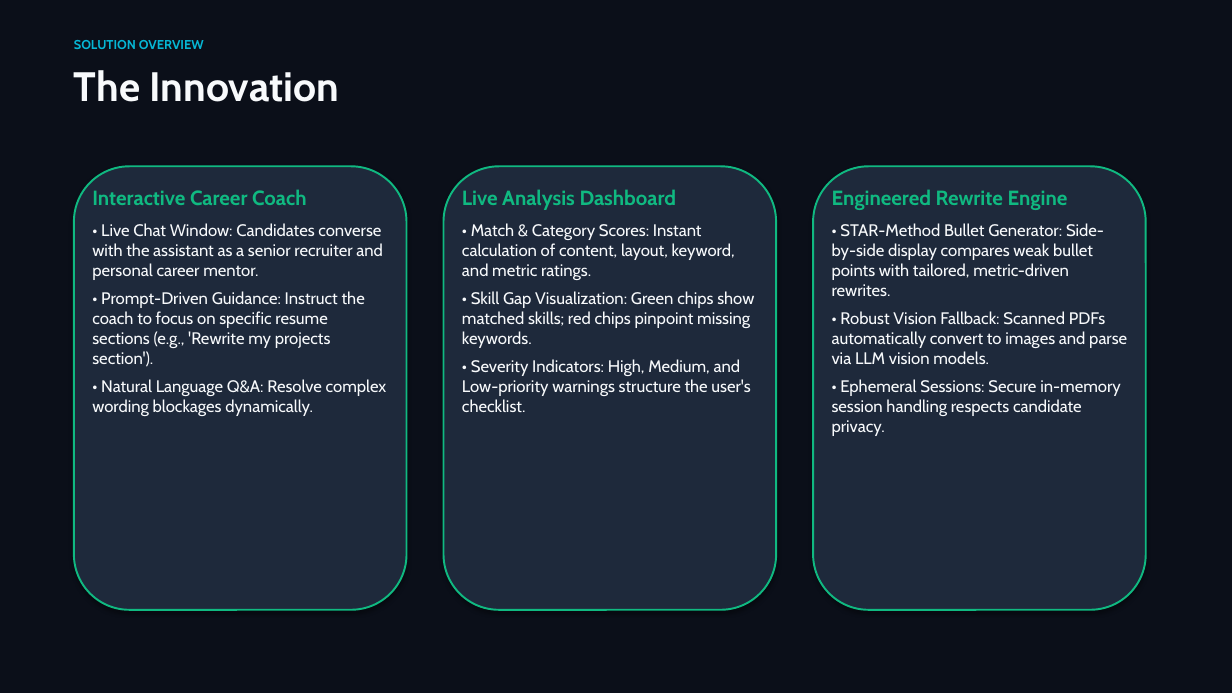
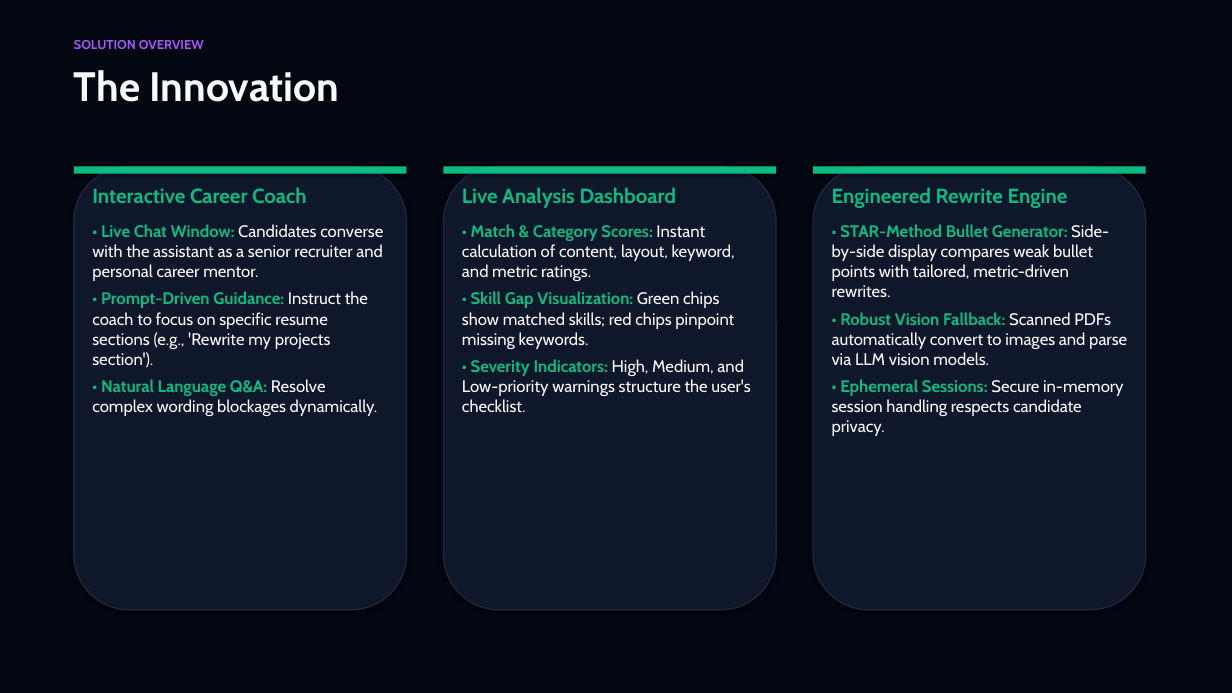
Before and after one commit to dharmrajv532-code/ResumeSensei, a slide deck: slide 4 of ResumeSensei_Presentation.pptx. Drawn at 1232x693 pixels with LibreOffice and Linux fonts; fonts in the diff are those of the drawing. Boxes give left, top, right and bottom in pixels: in the first picture for what was removed or moved away, otherwise in the second. Text is boxed around its words. In the diff, an @@ line names an element or a change of style, - is before the commit and + after.

```diff
--- a/ResumeSensei_Presentation.pptx
+++ b/ResumeSensei_Presentation.pptx
@@ background #0B0F19 to #030712 @@
@@ text "SOLUTION OVERVIEW" at bbox=[74, 40, 204, 49]: text colour #06B6D4 to #A855F7 @@
@@ rectangle added at bbox=[74, 166, 407, 174], fill #10B981 @@
@@ rectangle added at bbox=[444, 166, 776, 174], fill #10B981 @@
@@ fill #1E293B to #0F172A; outline #10B981 1.5 pt to #1E293B 1 pt in 3 elements at bbox=[74, 166, 407, 610], bbox=[444, 166, 776, 610], bbox=[813, 166, 1146, 610] @@
@@ rectangle added at bbox=[813, 166, 1146, 174], fill #10B981 @@
@@ text "Interactive Career Coach" at bbox=[92, 187, 383, 416]: text colour #F8FAFC to #10B981, bold on in "• Live Chat Window:", "• Prompt-Driven Guidance:", "• Natural Language Q&A:"; more space between paragraphs @@
@@ text "Live Analysis Dashboard" at bbox=[462, 187, 750, 412]: text colour #F8FAFC to #10B981, bold on in "• Match & Category Scores:", "• Skill Gap Visualization:", "• Severity Indicators:"; more space between paragraphs @@
@@ text "Engineered Rewrite Engine" at bbox=[832, 187, 1127, 436]: text colour #F8FAFC to #10B981, bold on in "• STAR-Method Bullet Generator:", "• Robust Vision Fallback:", "• Ephemeral Sessions:"; more space between paragraphs @@
```
Also in this commit, not shown: 19 other slides changed, 1 other file.
